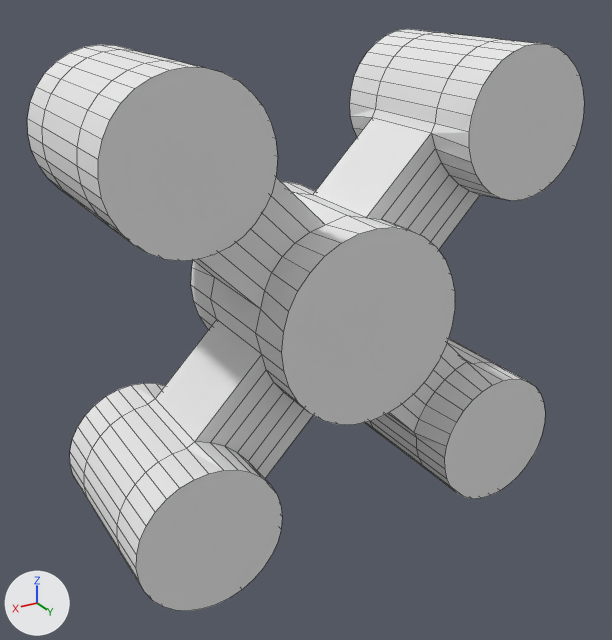
A saved change to the Blender file PlayerModel.blend.
Before and after are seen from a 50 mm lens placed at (4.36, 8.02, 3.27), pointed at (0.19, 1.07, -0.2). Lighting does not change. The marker at lower left points along +X, +Y and +Z. Mesh edges are drawn as thin lines.
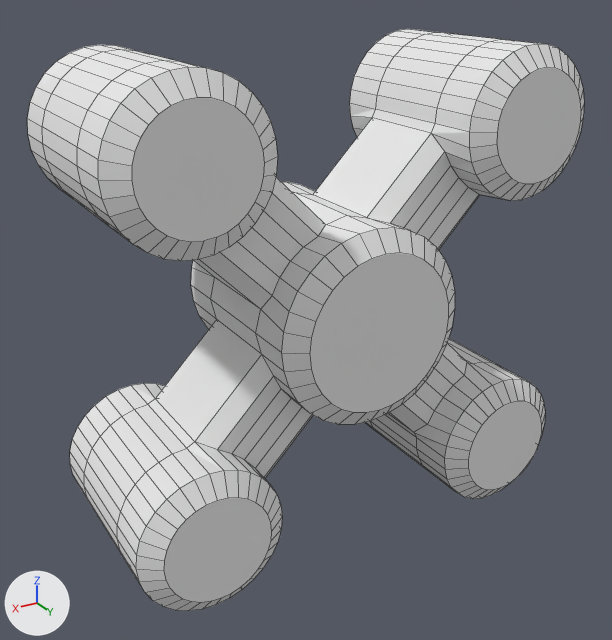
What differs and where, as boxes [x1, y1, x2, y2] in the pictures (612 x 640 px):
part 1 of me_cylinder_001, built on
    both: [98, 43, 584, 611]

The edits, one by one:
me_cylinder_001 is used by ob_cylinder_001; location (0.0, 0.0, 0.0).
me_cylinder_001 had 640 vertices, 522 faces and spanned x -2.52..2.52, y 0.0..2.0, z -2.52..2.52.
me_cylinder_001 now has 800 vertices, 682 faces and spans x -2.52..2.52, y 0.0..2.15, z -2.52..2.52.
Part 1, on me_cylinder_001:
5 faces are deleted.
40 vertices in x -1.52..1.52, y 1.5, z -1.52..1.52 move by (0.0, 0.15, 0.0).
130 vertices are added at x -2.31..2.31, y 2.15, z -2.31..2.31.
5 new vertices lie (0.2, 0.15, 0.0) away from vertices in x -2.52..1.02, y 2.0, z -1.77..1.77.
5 new vertices lie (0.14, 0.15, -0.14) away from vertices in x -2.3..1.24, y 2.0, z -1.24..2.3.
5 new vertices lie (0.0, 0.15, -0.2) away from vertices in x -1.77..1.77, y 2.0, z -1.02..2.52.
5 new vertices lie (-0.14, 0.15, -0.14) away from vertices in x -1.24..2.3, y 2.0, z -1.24..2.3.
5 new vertices lie (-0.2, 0.15, 0.0) away from vertices in x -1.02..2.52, y 2.0, z -1.77..1.77.
5 new vertices lie (0.0, 0.15, 0.2) away from vertices in x -1.77..1.77, y 2.0, z -2.52..1.02.
165 new faces join them.
